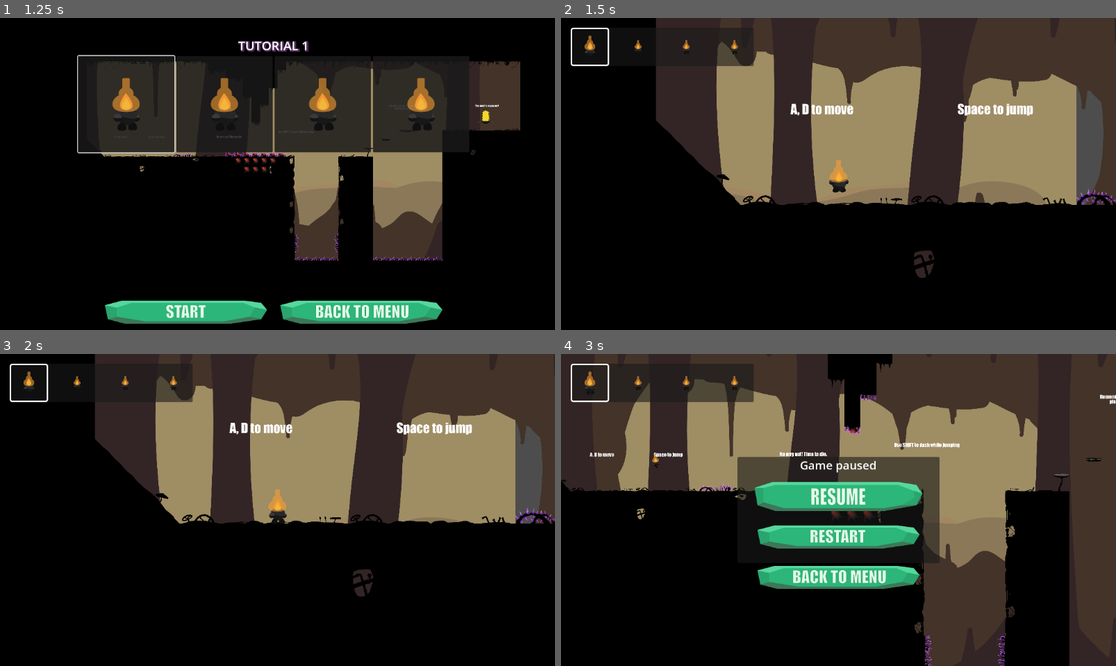
Above: before the commit, frames 1-4 (two rows, left to right).
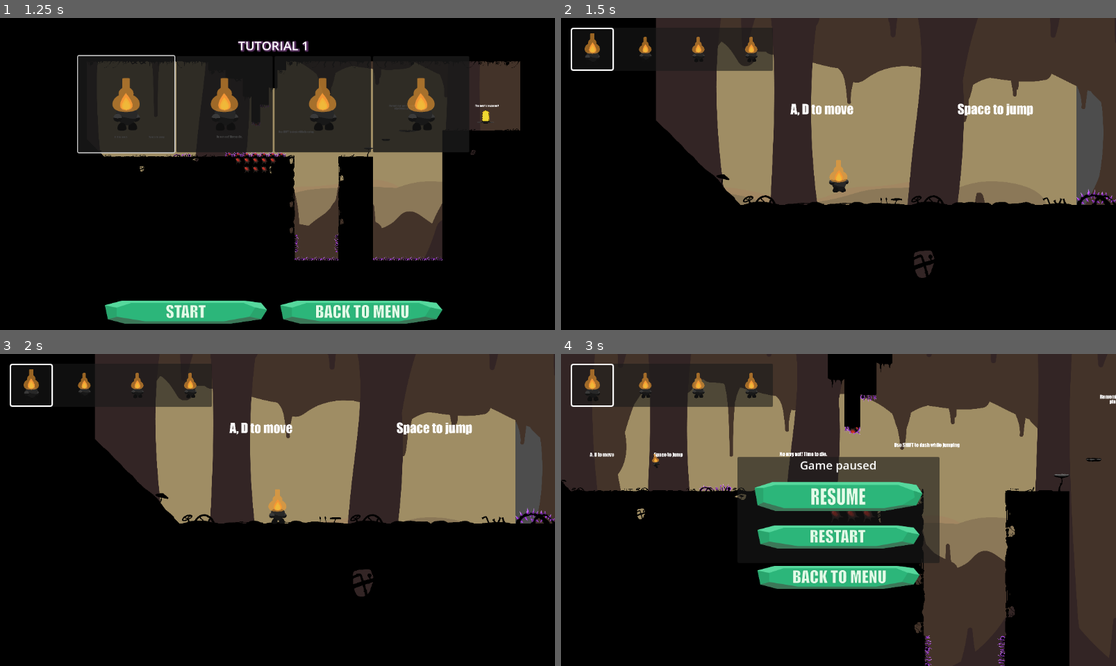
Above: after the commit, the same moments.

Repository: StarikTenger/PlatformerGame2025
Game: Godot game, scene res://scenes/UI/LevelManager.tscn
Same seed, same stepped clock (60 frames per second), same inputs: the game is played once before the commit and once after it. Sound files missing from this copy of the repository are replaced by a short silence.
Inputs (mouse positions are in pixels of both pictures, inside the frame that each line leads up to):
- Up to frame 1 (1.25 s): click (266, 124) at 0.52 s
- Up to frame 2 (1.5 s): click (749, 311) at 1.25 s
- Up to frame 3 (2 s): no input
- Up to frame 4 (3 s): move the mouse to (960, 494) at 2.02 s; hold Z (level_overview) 2.03-2.78 s; hold D (move_right) from 2.03 s (still down); tap Space (jump) at 2.27 s; move the mouse to (727, 525) at 2.77 s; tap P (special_action) at 2.85 s

Frame 1 is identical in both runs. In frame 2, 1.2% of the frame differs, in the area x 1-39%, y 3-17%; in frame 3, 1.2%; in frame 4, 1.5%.

Commit message:
better deck: bigger & show death before death menu

Diff:
--- a/scripts/UI/hud.gd
+++ b/scripts/UI/hud.gd
@@ -1,7 +1,7 @@
 extends Control
 
 # Configuration parameters for deck display
-const DECK_ITEM_SIZE = Vector2(80, 80)  # Size of each character deck item
+const DECK_ITEM_SIZE = Vector2(90, 90)  # Size of each character deck item
 const DECK_CONTAINER_POSITION = Vector2(20, 20)  # Position from top-left corner
 const DECK_ITEM_SEPARATION = 20  # Distance between deck items in pixels
 const DECK_BORDER_WIDTH = 3  # Width of the current character border
@@ -67,9 +67,9 @@
 		# The original sprite is quite large (1920x1080), so we need to scale it down significantly
 		var sprite_scale = min(DECK_ITEM_SIZE.x / 1920.0, DECK_ITEM_SIZE.y / 1080.0)
 		if  i != current_index:
-			sprite_scale *= 0.75
+			sprite_scale *= 1.2
 		else:
-			sprite_scale *= 1.2
+			sprite_scale *= 1.5
 		animated_sprite.scale = Vector2(sprite_scale, sprite_scale)
 
 
--- a/scripts/level_template.gd
+++ b/scripts/level_template.gd
@@ -305,6 +305,9 @@
 		_pending_player = null
 		_pending_scene_idx = -1
 
+	# Update HUD
+	deck_update.emit(character_deck, character_deck_alive, character_deck_idx)
+
 	if is_deck_empty():
 		#_restart_level()
 		_show_death_menu(true)
